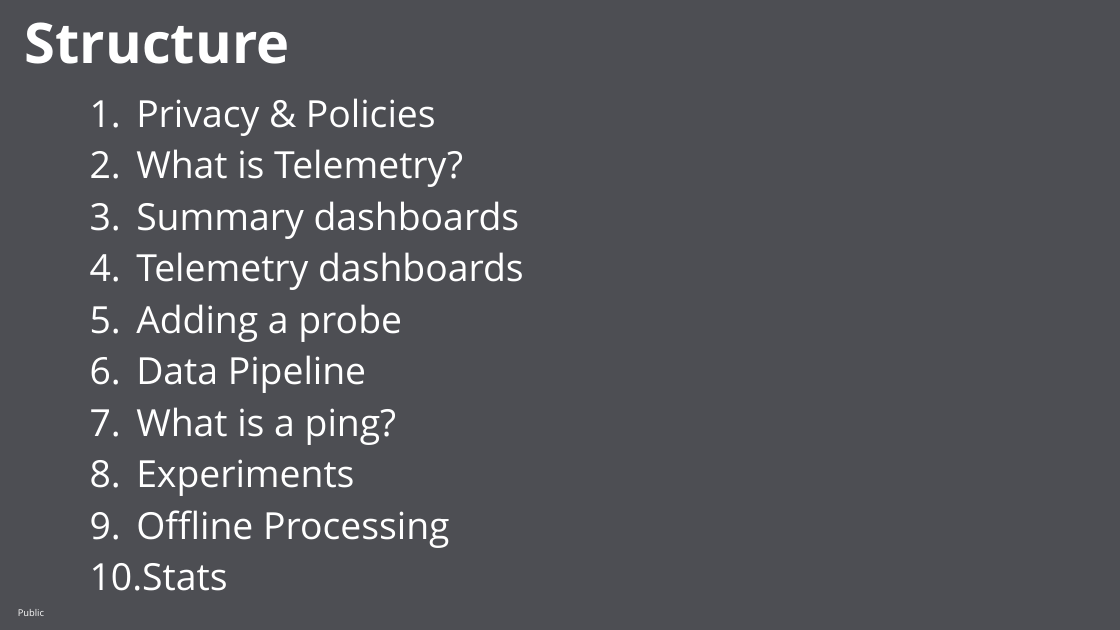
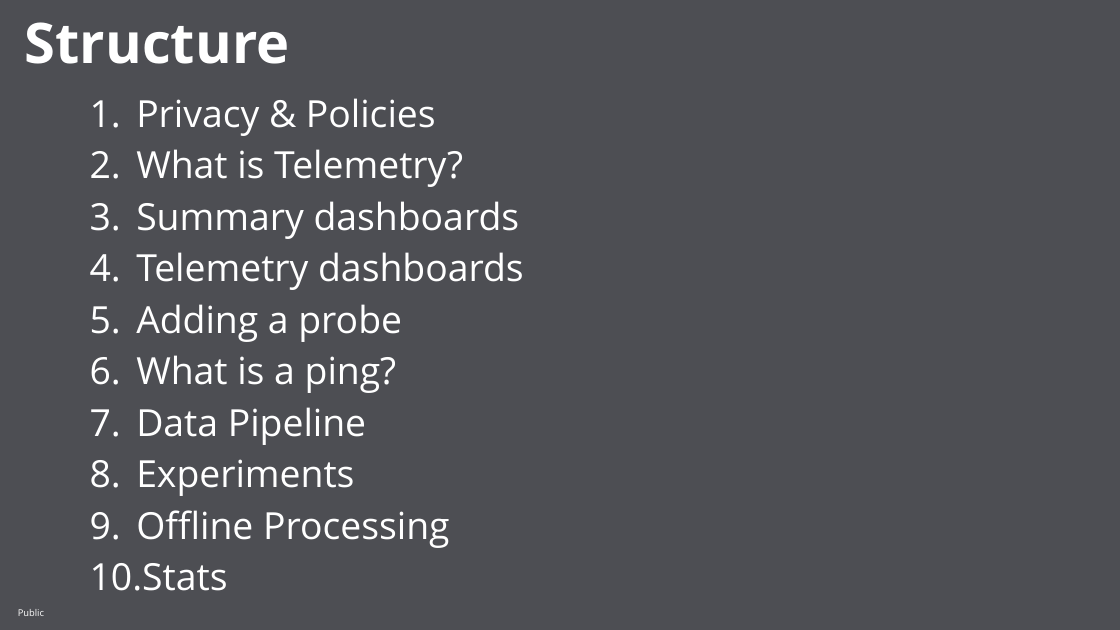
Before and after one commit to mozilla/telemetry-onboarding, a slide deck: slide 2 of slides/Telemetry Onboarding.pptx. Drawn at 1120x630 pixels with LibreOffice and Linux fonts; fonts in the diff are those of the drawing; background and template pictures are left out. Boxes give left, top, right and bottom in pixels: in the first picture for what was removed or moved away, otherwise in the second. Text is boxed around its words. In the diff, an @@ line names an element or a change of style, - is before the commit and + after.

```diff
--- a/slides/Telemetry Onboarding.pptx
+++ b/slides/Telemetry Onboarding.pptx
@@ text at box(136, 355, 397, 393): paragraph added @@
+6. What is a ping?
@@ text at box(136, 407, 397, 445): paragraph removed @@
-7. What is a ping?
```
Also in this commit, not shown: 3 slides added, 1 slide removed, 1 other file.
